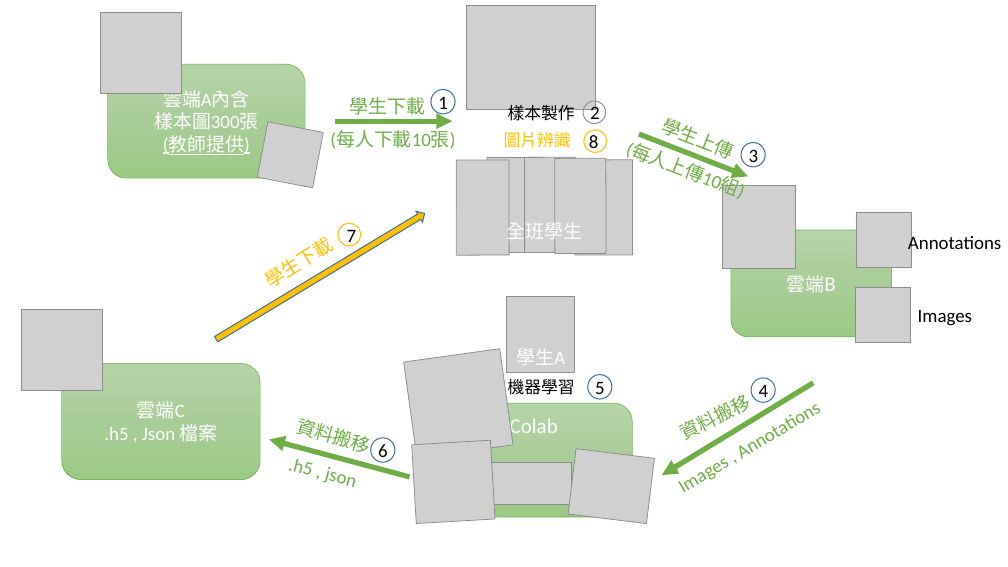
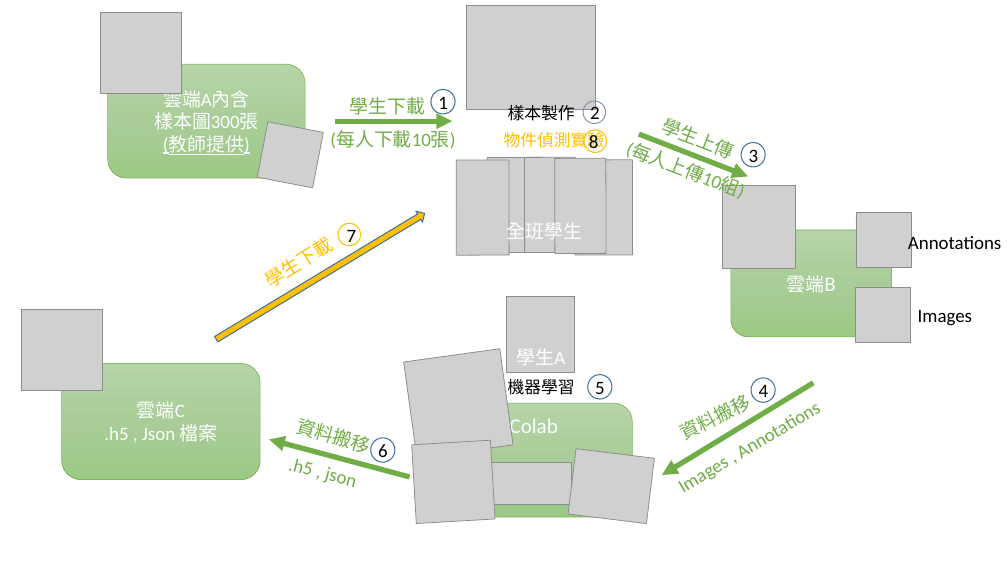
Before and after one commit to NAERSTEAM/EELAB, a slide deck: slide 1 of LAB_20200530_0_HandSignRecognition/process_of_machine_learning_for_LAB20200724_0/process_of_machine_learning_for_LAB20200530(traditional_Chinese).pptx. Drawn at 1008x567 pixels with LibreOffice and Linux fonts; fonts in the diff are those of the drawing; grey boxes stand for pictures. Boxes give left, top, right and bottom in pixels: in the first picture for what was removed or moved away, otherwise in the second. Text is boxed around its words. In the diff, an @@ line names an element or a change of style, - is before the commit and + after.

```diff
--- a/LAB_20200530_0_HandSignRecognition/process_of_machine_learning_for_LAB20200724_0/process_of_machine_learning_for_LAB20200530(traditional_Chinese).pptx
+++ b/LAB_20200530_0_HandSignRecognition/process_of_machine_learning_for_LAB20200724_0/process_of_machine_learning_for_LAB20200530(traditional_Chinese).pptx
@@ text at [504, 129, 604, 151]: text changed @@
-圖片辨識
+物件偵測實驗
```
Also in this commit, not shown: 5 slides added, 2 slides removed, 4 other files.
